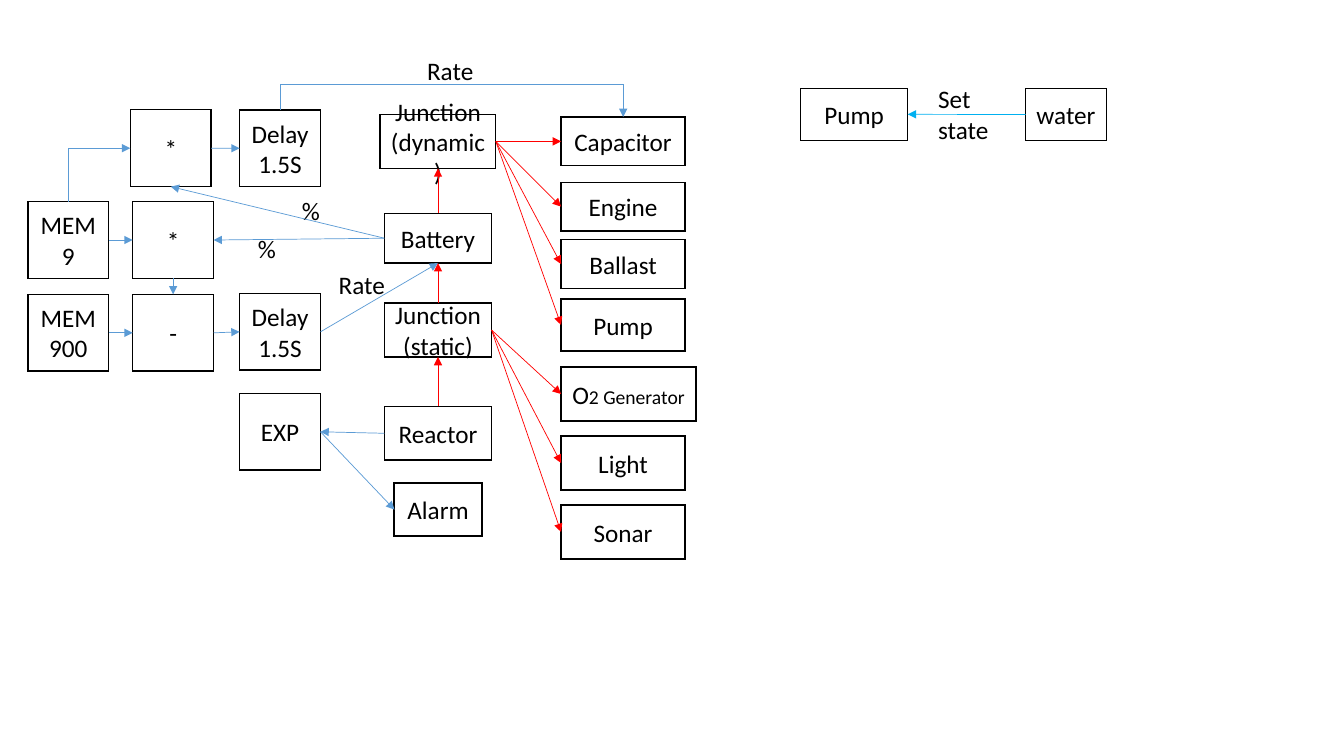
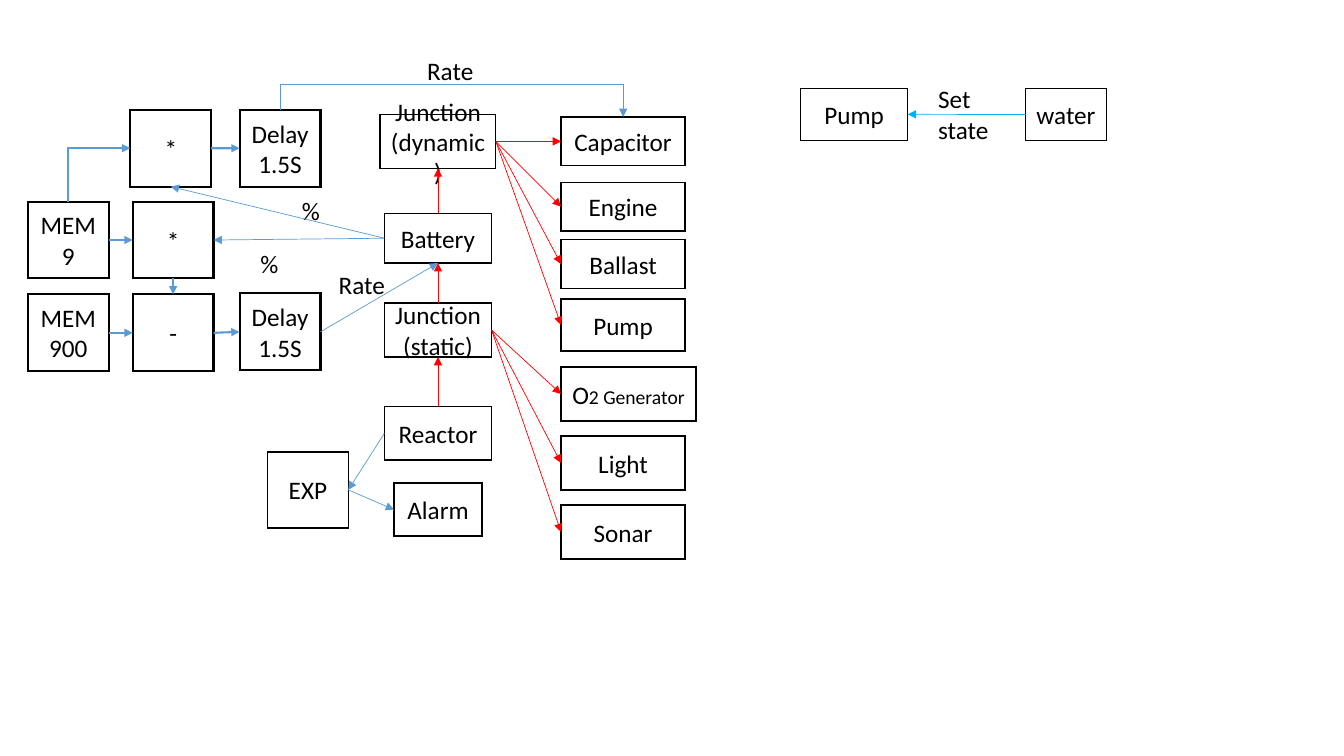
Before and after one commit to panhao4812/GameTools, a slide deck: slide 1 of BaroAngEditor/BaroAngEditor/bin/Debug/Lines.pptx. Drawn at 1344x756 pixels with LibreOffice and Linux fonts; fonts in the diff are those of the drawing. Boxes give left, top, right and bottom in pixels: in the first picture for what was removed or moved away, otherwise in the second. Text is boxed around its words. In the diff, an @@ line names an element or a change of style, - is before the commit and + after.

```diff
--- a/BaroAngEditor/BaroAngEditor/bin/Debug/Lines.pptx
+++ b/BaroAngEditor/BaroAngEditor/bin/Debug/Lines.pptx
@@ rectangle "*" at (x1=130, y1=110, x2=211, y2=187): outline #000000 1 pt to #000000 1.5 pt @@
@@ arrow (212, 148) - (240, 148): stroke #5B9BD5 0.5 pt to #5B9BD5 1.5 pt @@
@@ text "%" moved from (x1=248, y1=229, x2=288, y2=269) to (x1=250, y1=244, x2=290, y2=284) @@
@@ rectangle "-" at (x1=133, y1=294, x2=214, y2=371): outline #000000 1 pt to #000000 1.5 pt @@
@@ arrow (214, 333) - (240, 332): stroke #5B9BD5 0.5 pt to #5B9BD5 1.5 pt @@
@@ arrow moved from (384, 434) - (321, 432) to (384, 434) - (349, 490) @@
@@ rectangle "EXP" moved from (x1=240, y1=393, x2=321, y2=470) to (x1=267, y1=452, x2=348, y2=528) @@
@@ arrow moved from (321, 432) - (394, 510) to (349, 490) - (394, 510) @@
```
Also in this commit, not shown: 1 slide added, 3 slides removed, 4 other files.
